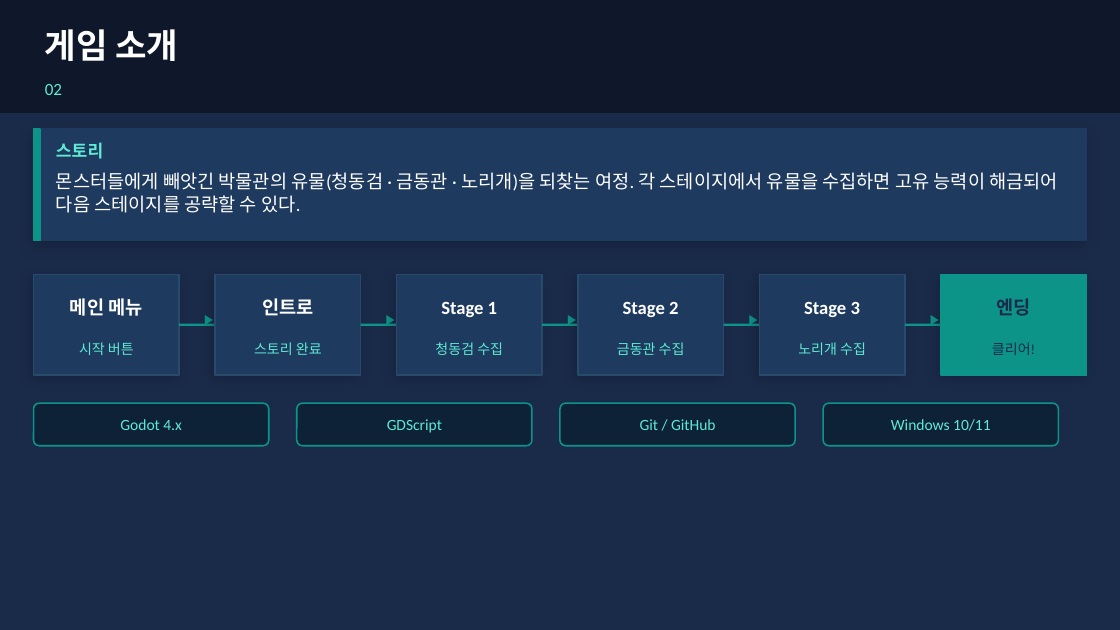
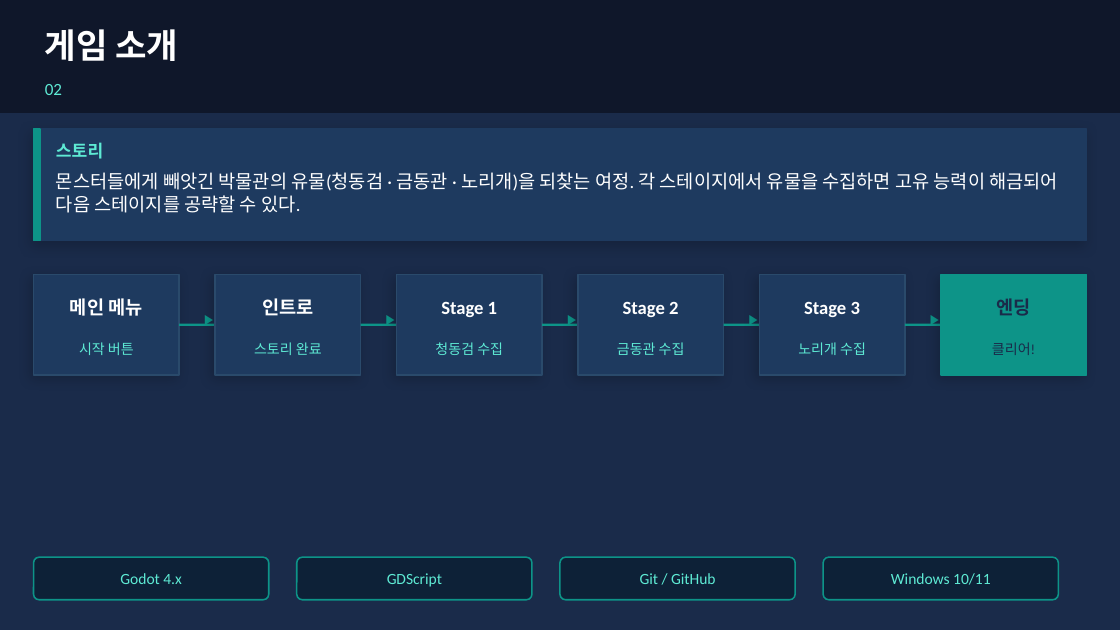
Before and after one commit to JunhyeongKim1/Retrieve-game-, a slide deck: slide 4 of Retrieve_최종발표.pptx. Drawn at 1120x630 pixels with LibreOffice and Linux fonts; fonts in the diff are those of the drawing. Boxes give left, top, right and bottom in pixels: in the first picture for what was removed or moved away, otherwise in the second. Text is boxed around its words. In the diff, an @@ line names an element or a change of style, - is before the commit and + after.

```diff
--- a/Retrieve_최종발표.pptx
+++ b/Retrieve_최종발표.pptx
@@ 4 texts, 4 rounded rectangles: place and size @@
-4 texts, 4 rounded rectangles at (34,403,1058,446)
+4 texts, 4 rounded rectangles at (34,557,1058,599)
```
Also in this commit, not shown: 6 other slides changed.
